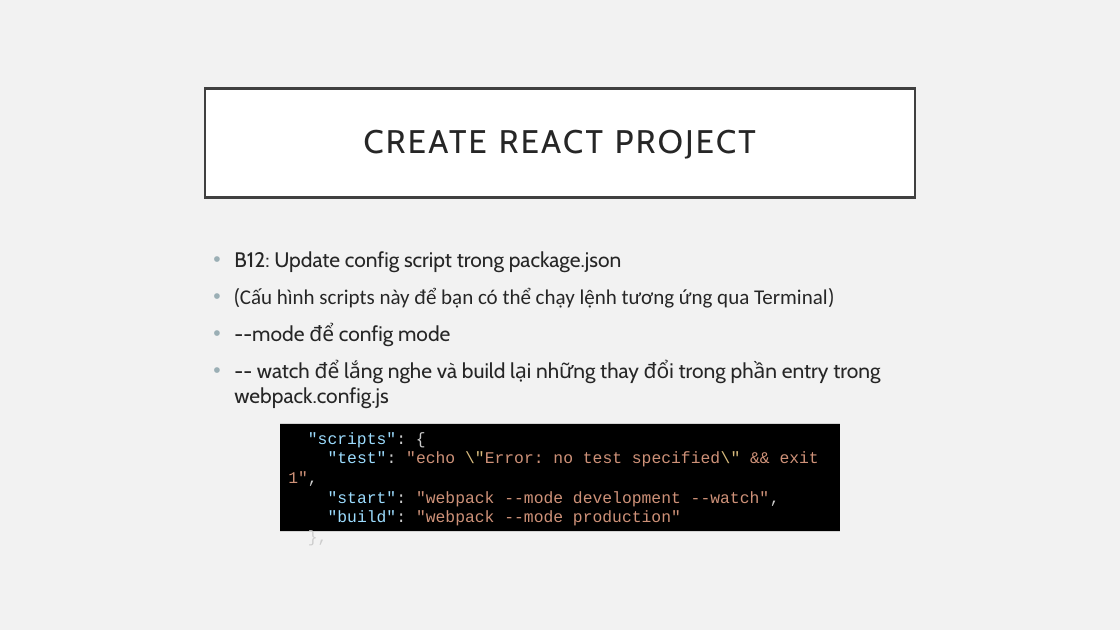
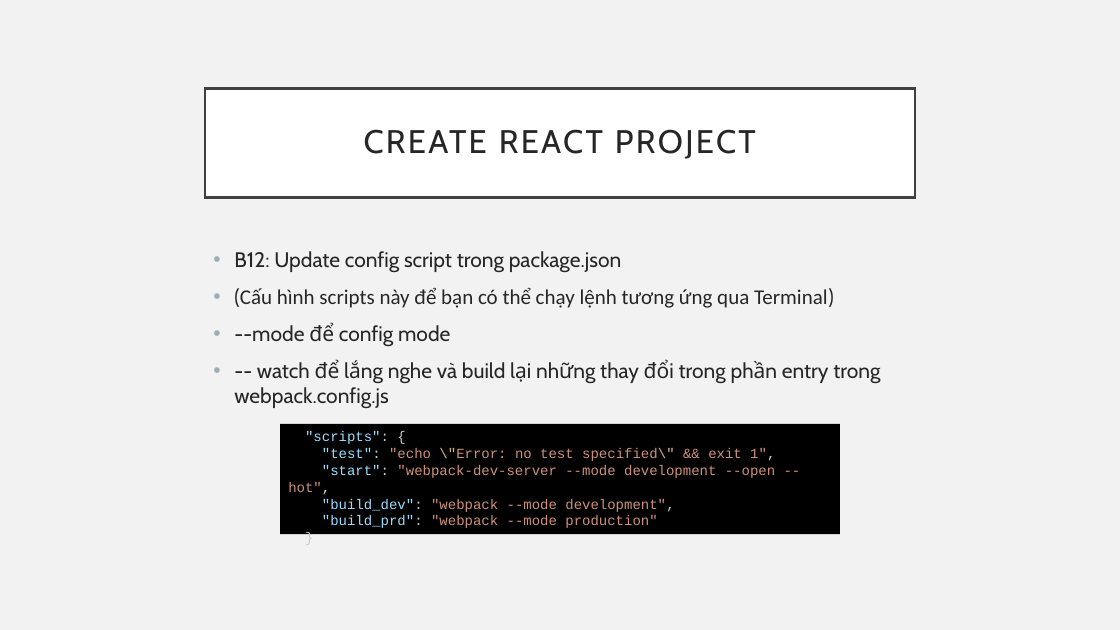
Before and after one commit to sobbingwind/React, a slide deck: slide 18 of 10_NodeJS.pptx. Drawn at 1120x630 pixels with LibreOffice and Linux fonts; fonts in the diff are those of the drawing. Boxes give left, top, right and bottom in pixels: in the first picture for what was removed or moved away, otherwise in the second. Text is boxed around its words. In the diff, an @@ line names an element or a change of style, - is before the commit and + after.

```diff
--- a/10_NodeJS.pptx
+++ b/10_NodeJS.pptx
@@ text in rectangle at bbox=[305, 431, 775, 461]: size 14 to 12 pt in ""scripts": {", ""test": "echo \"Error: no test specified\" && ..." @@
@@ text in rectangle at bbox=[288, 465, 775, 528]: text changed; size 14 to 12 pt @@
-"start": "webpack --mode development --watch",
-"build": "webpack --mode production"
-},
+"start": "webpack-dev-server --mode development --open --hot",
+"build_dev": "webpack --mode development",
+"build_prd": "webpack --mode production"
+}
```
Also in this commit, not shown: 3 other slides changed, 1 slide added.
